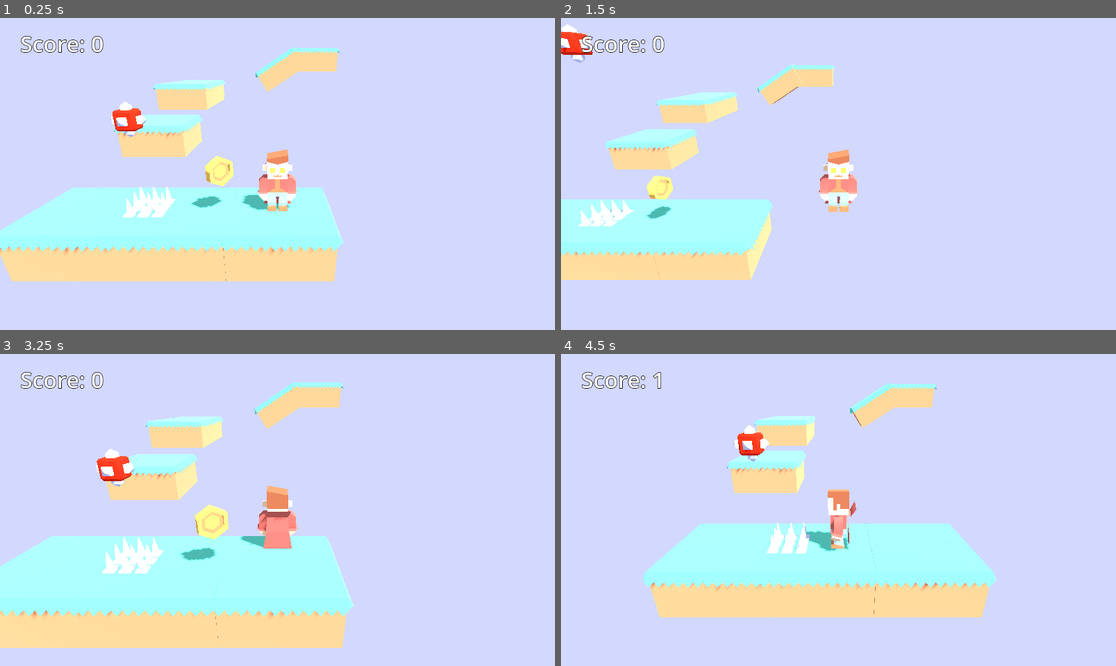
Above: before the commit, frames 1-4 (two rows, left to right).
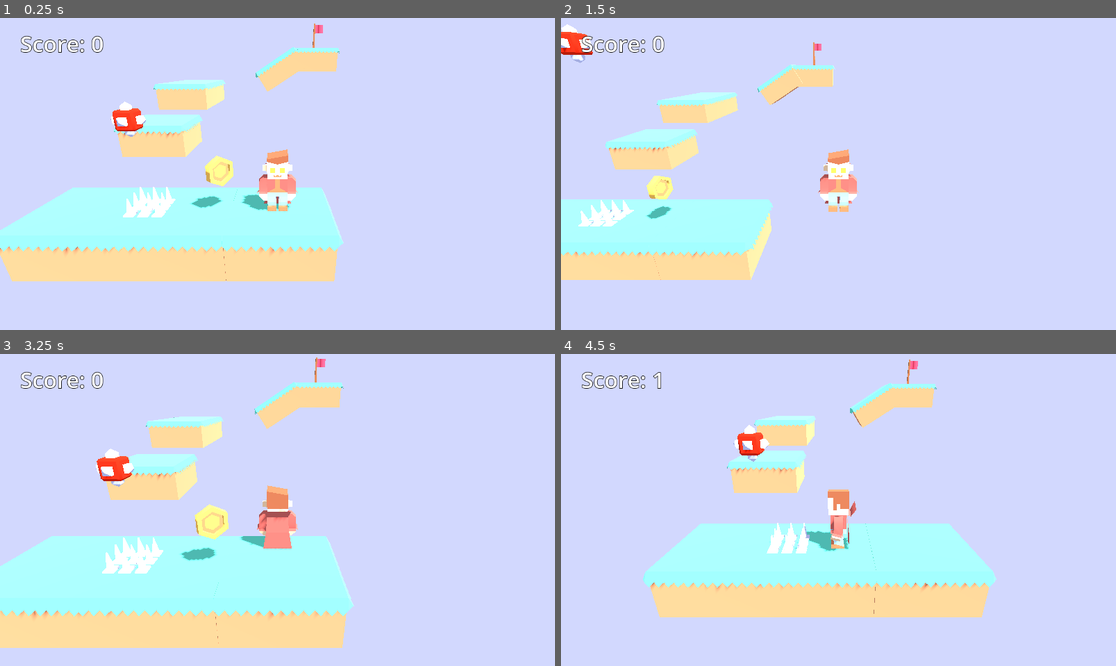
Above: after the commit, the same moments.

Repository: JacobMillner/godot-sandbox
Game: Godot game, scene res://Scenes/level1.tscn
Same seed, same stepped clock (60 frames per second), same inputs: the game is played once before the commit and once after it.
Inputs:
- Up to frame 1 (0.25 s): no input
- Up to frame 2 (1.5 s): hold D (move_right) 0.53-1.28 s; tap Space (jump) at 0.77 s; hold S (move_backward) from 1.28 s (still down)
- Up to frame 3 (3.25 s): tap Space (jump) at 1.52, 3.02 s; release S (move_backward) at 2.03 s; hold D (move_right) 2.03-2.78 s; hold W (move_forward) from 2.78 s (still down)
- Up to frame 4 (4.5 s): release W (move_forward) at 3.53 s; hold A (move_left) from 3.53 s (still down); tap Space (jump) at 3.77 s

The runs differ from the first frame. In frame 1, less than 0.1% of the frame differs, in the area x 39-59%, y 1-72%; in frame 2, less than 0.1%; in frame 3, less than 0.1%, in the area x 56-59%, y 1-10%; in frame 4, less than 0.1%.

Commit message:
3d platformer finished

Diff:
--- /dev/null
+++ b/3dPlatformer/Entities/end_flag.tscn
@@ -0,0 +1,23 @@
+[gd_scene load_steps=4 format=3 uid="uid://cy2gdclryw1lk"]
+
+[ext_resource type="Script" path="res://Scripts/EndFlag.gd" id="1_1qkci"]
+[ext_resource type="ArrayMesh" uid="uid://cx3dwltkgs56g" path="res://Models/flag.obj" id="2_04nlc"]
+
+[sub_resource type="BoxShape3D" id="BoxShape3D_qemby"]
+size = Vector3(0.157733, 1.02433, 0.212643)
+
+[node name="EndFlag" type="Area3D"]
+transform = Transform3D(1, 0, 0, 0, 1, 0, 0, 0, 1, 1.74222, 3.52097, -9.46942)
+script = ExtResource("1_1qkci")
+next_scene = "res://Scenes/level1.tscn"
+
+[node name="Model" type="MeshInstance3D" parent="."]
+transform = Transform3D(1.2, 0, 0, 0, 1.2, 0, 0, 0, 1.2, 0, -0.00103378, 0)
+mesh = ExtResource("2_04nlc")
+skeleton = NodePath("../..")
+
+[node name="CollisionShape3D" type="CollisionShape3D" parent="."]
+transform = Transform3D(0.999996, -0.0025243, 0.00116616, 0.00252294, 0.999996, 0.00117825, -0.00116912, -0.00117532, 0.999999, 0.00537515, 0.572331, 0.00075531)
+shape = SubResource("BoxShape3D_qemby")
+
+[connection signal="body_entered" from="." to="." method="_on_body_entered"]
--- a/3dPlatformer/Scenes/level1.tscn
+++ b/3dPlatformer/Scenes/level1.tscn
@@ -1,10 +1,11 @@
-[gd_scene load_steps=7 format=3 uid="uid://dpvqswijcbq0h"]
+[gd_scene load_steps=8 format=3 uid="uid://dpvqswijcbq0h"]
 
 [ext_resource type="PackedScene" uid="uid://bbc6rs7bddyo3" path="res://Platforms/platform_large.tscn" id="1_3sk7r"]
 [ext_resource type="PackedScene" uid="uid://0pkjb68gxl50" path="res://Entities/player.tscn" id="1_jtur6"]
 [ext_resource type="PackedScene" uid="uid://l6hs2v2gjc8u" path="res://Entities/enemy.tscn" id="3_635wc"]
 [ext_resource type="PackedScene" uid="uid://ys5llqgvnv6y" path="res://Entities/spikes.tscn" id="4_138cs"]
 [ext_resource type="PackedScene" uid="uid://cft3odp0hhpmd" path="res://Entities/coin.tscn" id="5_q8jnb"]
+[ext_resource type="PackedScene" uid="uid://cy2gdclryw1lk" path="res://Entities/end_flag.tscn" id="6_3n4qj"]
 
 [sub_resource type="Environment" id="Environment_ueyjq"]
 background_mode = 1
@@ -50,3 +51,6 @@
 
 [node name="WorldEnvironment" type="WorldEnvironment" parent="."]
 environment = SubResource("Environment_ueyjq")
+
+[node name="EndFlag" parent="." instance=ExtResource("6_3n4qj")]
+next_scene = "res://Scenes/level2.tscn"
--- /dev/null
+++ b/3dPlatformer/Scenes/level2.tscn
@@ -0,0 +1,50 @@
+[gd_scene load_steps=7 format=3 uid="uid://4u35mc2s2ufd"]
+
+[ext_resource type="PackedScene" uid="uid://bbc6rs7bddyo3" path="res://Platforms/platform_large.tscn" id="1_54hnl"]
+[ext_resource type="PackedScene" uid="uid://ys5llqgvnv6y" path="res://Entities/spikes.tscn" id="2_4t4cj"]
+[ext_resource type="PackedScene" uid="uid://0pkjb68gxl50" path="res://Entities/player.tscn" id="3_mefbg"]
+[ext_resource type="PackedScene" uid="uid://cft3odp0hhpmd" path="res://Entities/coin.tscn" id="4_xhg6e"]
+[ext_resource type="PackedScene" uid="uid://l6hs2v2gjc8u" path="res://Entities/enemy.tscn" id="5_n8vcj"]
+[ext_resource type="PackedScene" uid="uid://cy2gdclryw1lk" path="res://Entities/end_flag.tscn" id="6_xtb61"]
+
+[node name="Main" type="Node3D"]
+transform = Transform3D(1, 0, 0, 0, 1, 0, 0, 0, 1, 0, -1, 0)
+
+[node name="PlatformLarge" parent="." instance=ExtResource("1_54hnl")]
+transform = Transform3D(1, 0, 0, 0, 1, 0, 0, 0, 1, 0, 0, 0)
+
+[node name="PlatformLarge2" parent="." instance=ExtResource("1_54hnl")]
+transform = Transform3D(1, 0, 0, 0, 1, 0, 0, 0, 1, 2, 0, 0)
+
+[node name="PlatformLarge3" parent="." instance=ExtResource("1_54hnl")]
+transform = Transform3D(1, 0, 0, 0, 1, 0, 0, 0, 1, 4, 0, 0)
+
+[node name="PlatformLarge4" parent="." instance=ExtResource("1_54hnl")]
+transform = Transform3D(1, 0, 0, 0, 1, 0, 0, 0, 1, 4, 0, -4)
+
+[node name="PlatformLarge5" parent="." instance=ExtResource("1_54hnl")]
+transform = Transform3D(1, 0, 0, 0, 1, 0, 0, 0, 1, 4, 0, -6)
+
+[node name="PlatformLarge6" parent="." instance=ExtResource("1_54hnl")]
+transform = Transform3D(1, 0, 0, 0, 1, 0, 0, 0, 1, 4, 0, -8)
+
+[node name="Spikes" parent="." instance=ExtResource("2_4t4cj")]
+transform = Transform3D(1, 0, 0, 0, 1, 0, 0, 0, 1, 2.00818, 0.973196, 0.0353255)
+
+[node name="Player" parent="." instance=ExtResource("3_mefbg")]
+transform = Transform3D(1, 0, 0, 0, 1, 0, 0, 0, 1, 0.0601566, 0.996573, 0.210266)
+
+[node name="Coin" parent="." instance=ExtResource("4_xhg6e")]
+transform = Transform3D(1, 0, 0, 0, 1, 0, 0, 0, 1, 3.58129, 0.996573, -0.12708)
+
+[node name="Enemy" parent="." instance=ExtResource("5_n8vcj")]
+transform = Transform3D(1, 0, 0, 0, 1, 0, 0, 0, 1, 4.22195, -0.906882, -1.95003)
+
+[node name="Spikes2" parent="." instance=ExtResource("2_4t4cj")]
+transform = Transform3D(1, 0, 0, 0, 1, 0, 0, 0, 1, 3.95636, 1.05017, -5.28804)
+
+[node name="Coin2" parent="." instance=ExtResource("4_xhg6e")]
+transform = Transform3D(1, 0, 0, 0, 1, 0, 0, 0, 1, 3.98887, 1, -6.54952)
+
+[node name="EndFlag" parent="." instance=ExtResource("6_xtb61")]
+transform = Transform3D(1, 0, 0, 0, 1, 0, 0, 0, 1, 4.02239, 0.996573, -8.28794)
--- a/3dPlatformer/Scenes/main (2).tscn
+++ /dev/null
@@ -1,3 +0,0 @@
-[gd_scene format=3 uid="uid://0lc37j318t7u"]
-
-[node name="Main" type="Node3D"]
--- /dev/null
+++ b/3dPlatformer/Scripts/EndFlag.gd
@@ -0,0 +1,7 @@
+extends Area3D
+
+@export_file("*.tscn") var next_scene
+
+func _on_body_entered(body):
+	if body.is_in_group("Player"):
+		get_tree().change_scene_to_file(next_scene)
Not shown, added: 3dPlatformer/README.md
Not shown, changed: README.md
